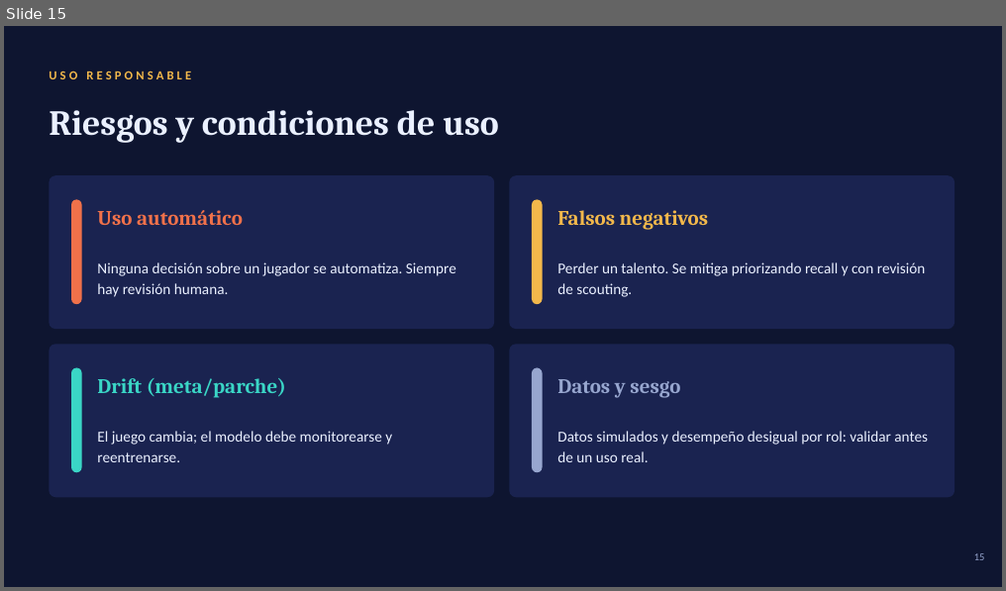
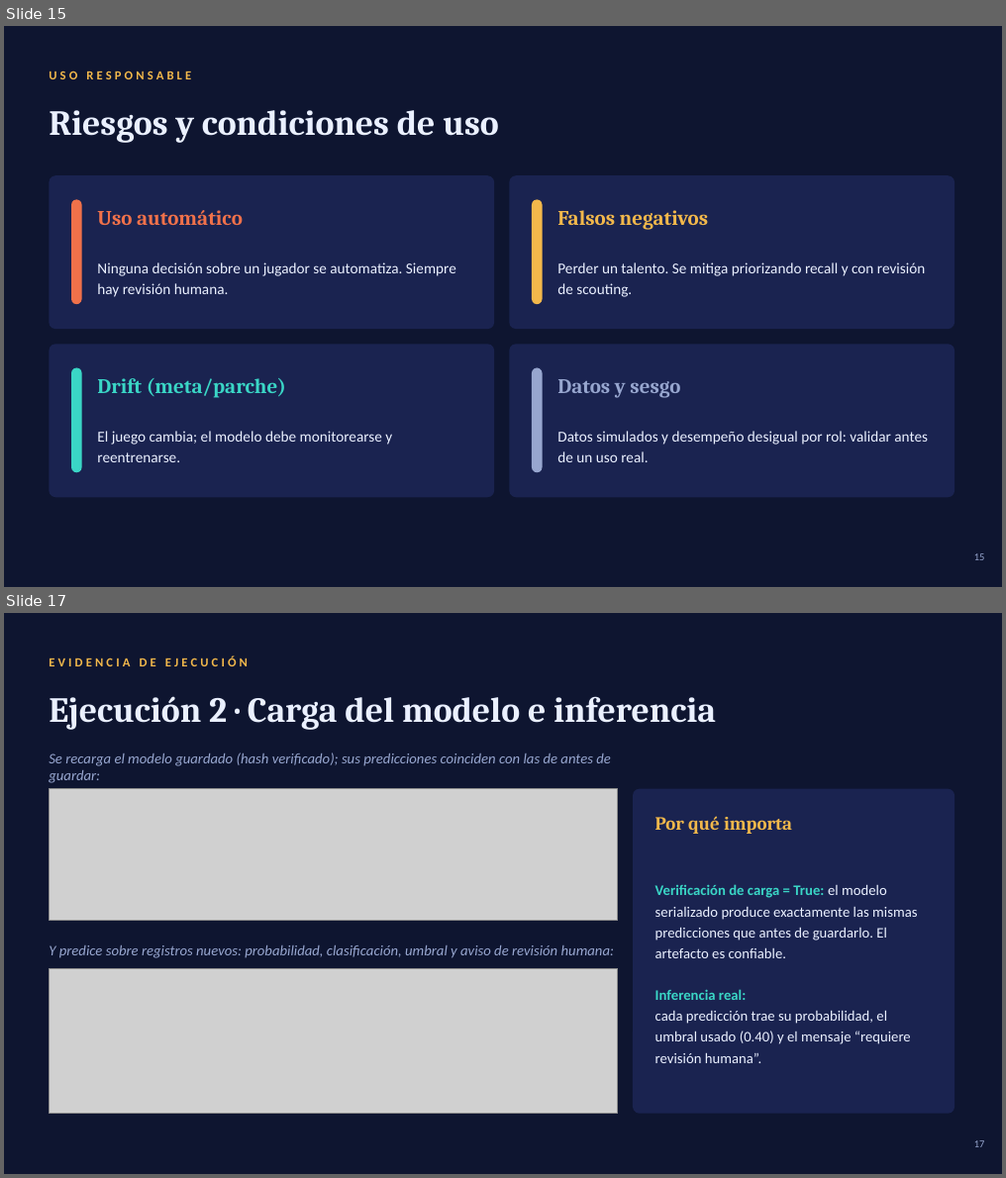
Before and after one commit to C0z1/Modelo-Scouting-LCK-Felix, a slide deck: reports/presentacion_fase_final.pptx. Shown one above the other, each under a label of ours: slide 15 before the commit, slides 15 and 17 after it; the slides between them are not shown. The pictures are 1006x591 and 1006x1178 pixels, drawn with LibreOffice and Linux fonts; fonts in the diff are those of the drawing; grey boxes stand for pictures. Boxes give left, top, right and bottom in pixels: in the first picture for what was removed or moved away, otherwise in the second. Text is boxed around its words. In the diff, an @@ line names an element or a change of style, - is before the commit and + after.

```diff
--- a/reports/presentacion_fase_final.pptx
+++ b/reports/presentacion_fase_final.pptx
@@ slide 17 added at (x1=4, y1=613, x2=1002, y2=1174), background #0E1530 @@
@@ text added at (x1=49, y1=656, x2=248, y2=666), 12 pt, text #F2B84B, bold @@
+EVIDENCIA DE EJECUCIÓN
@@ text added at (x1=49, y1=696, x2=716, y2=730), 34 pt, text #EAF0FF, bold @@
+Ejecución 2 · Carga del modelo e inferencia
@@ text added at (x1=49, y1=753, x2=611, y2=783), 14 pt, text #97A6CF, italic @@
+Se recarga el modelo guardado (hash verificado); sus predicciones coinciden con las de antes de guardar:
@@ picture added at (x1=49, y1=789, x2=618, y2=921) @@
@@ rounded rectangle added at (x1=633, y1=789, x2=954, y2=1114), fill #1A2350 @@
@@ text added at (x1=655, y1=816, x2=792, y2=834), 18 pt, text #F2B84B, bold @@
+Por qué importa
@@ text added at (x1=655, y1=884, x2=917, y2=1063), 14 pt, text #EAF0FF @@
+Verificación de carga = True: el modelo serializado produce exactamente las mismas predicciones que antes de guardarlo. El artefacto es confiable.
+Inferencia real:
+cada predicción trae su probabilidad, el umbral usado (0.40) y el mensaje “requiere revisión humana”.
@@ text added at (x1=49, y1=946, x2=614, y2=959), 14 pt, text #97A6CF, italic @@
+Y predice sobre registros nuevos: probabilidad, clasificación, umbral y aviso de revisión humana:
@@ picture added at (x1=49, y1=968, x2=618, y2=1114) @@
@@ text added at (x1=974, y1=1141, x2=985, y2=1148), 10 pt, text #97A6CF @@
+17
```
Also in this commit, not shown: 2 slides changed, 2 other slides added, 5 other files.
